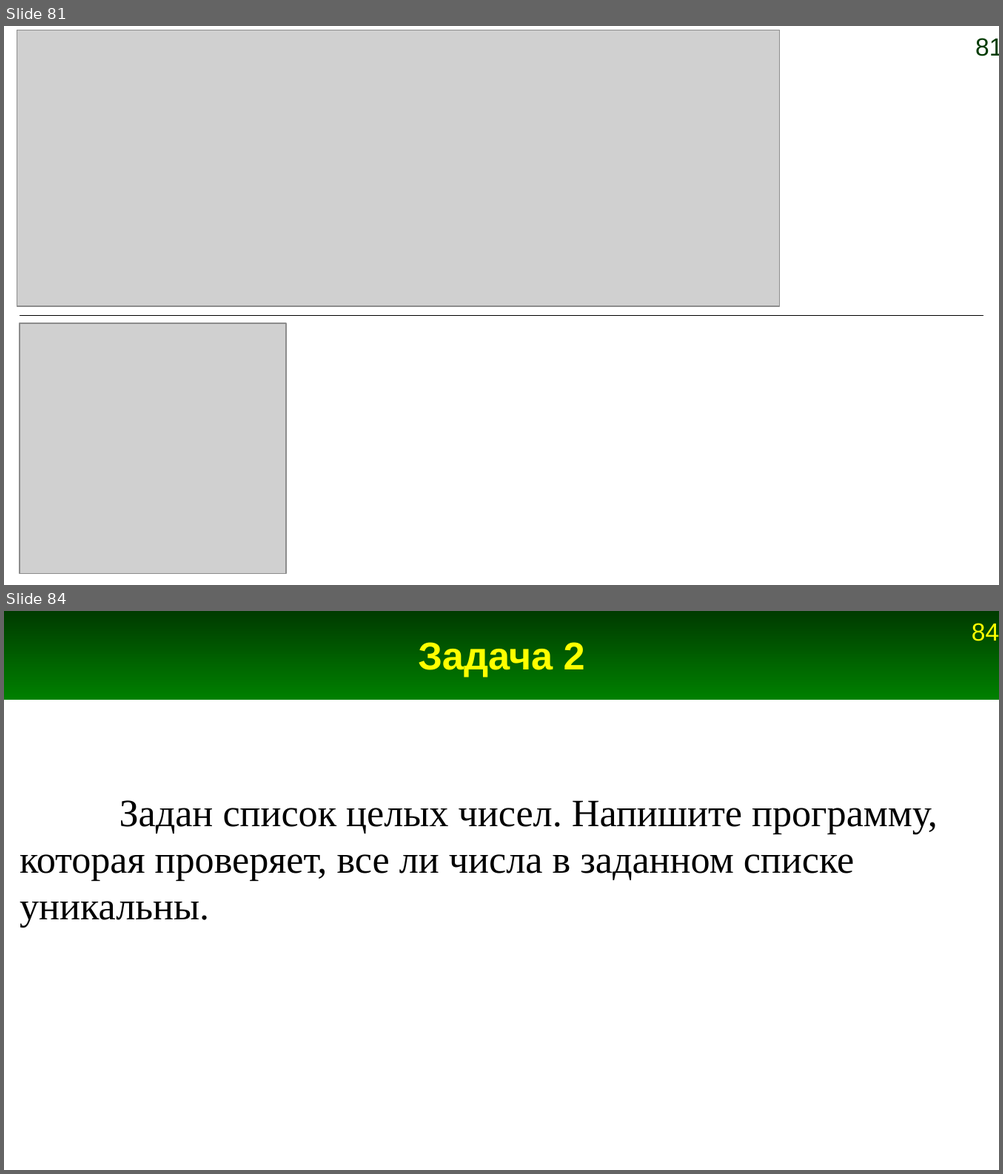
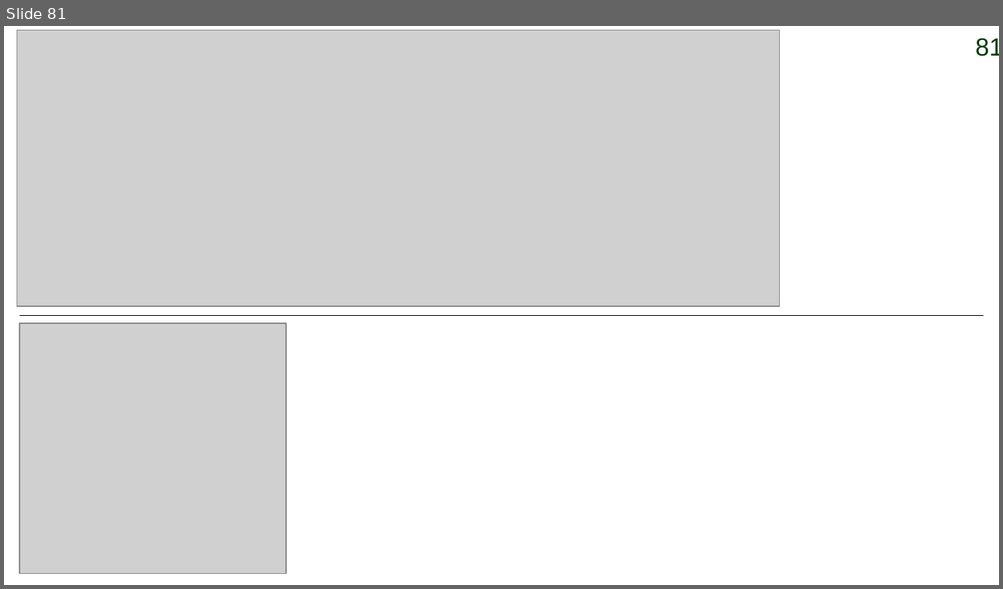
Before and after one commit to Jenyay/python-lectures, a slide deck: presentations/04. Basic data structures. Lists.odp. Shown one above the other, each under a label of ours: slides 81 and 84 before the commit, slide 81 after it; the slides between them are not shown. The pictures are 1003x1174 and 1003x589 pixels, drawn with LibreOffice and Linux fonts; fonts in the diff are those of the drawing; grey boxes stand for pictures. Boxes give left, top, right and bottom in pixels: in the first picture for what was removed or moved away, otherwise in the second. Text is boxed around its words. In the diff, an @@ line names an element or a change of style, - is before the commit and + after.

```diff
--- a/presentations/04. Basic data structures. Lists.odp
+++ b/presentations/04. Basic data structures. Lists.odp
@@ slide 84 removed at (x1=4, y1=611, x2=999, y2=1170), background #FFFFFF @@
@@ rectangle removed at (x1=4, y1=611, x2=999, y2=700) @@
@@ page number removed at (x1=971, y1=623, x2=999, y2=641) @@
-84
@@ title removed at (x1=418, y1=642, x2=585, y2=677) @@
-Задача 2
@@ text removed at (x1=20, y1=800, x2=937, y2=928) @@
-Задан список целых чисел. Напишите программу, которая проверяет, все ли числа в заданном списке уникальны.
```
Also in this commit, not shown: 4 other slides removed, 3 other files.
